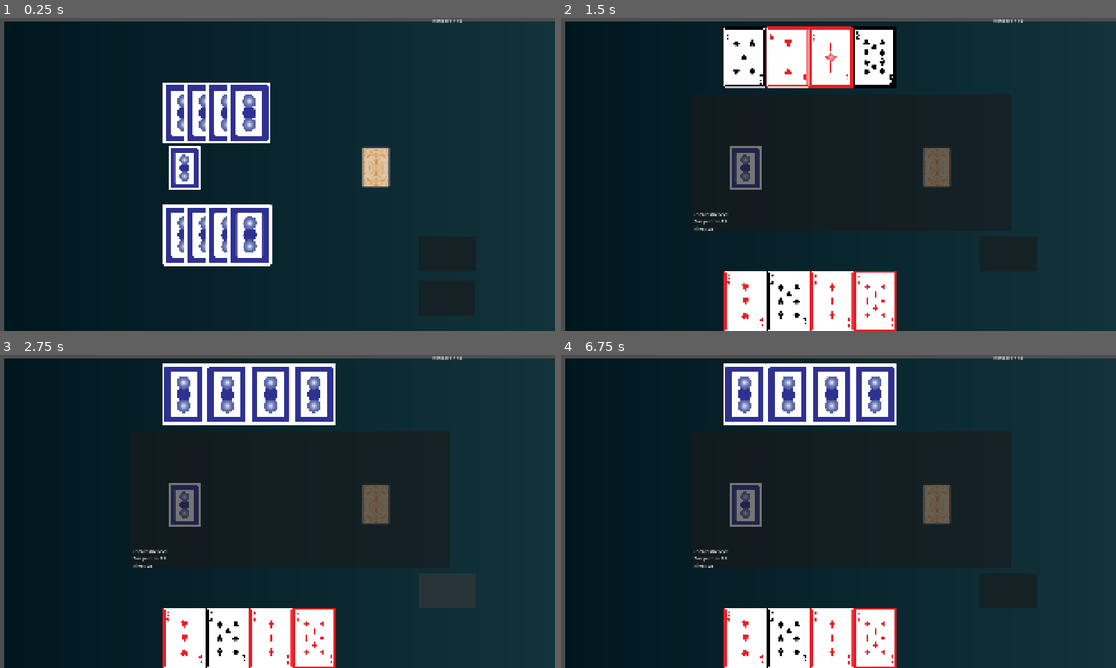
Above: before the commit, frames 1-4 (two rows, left to right).
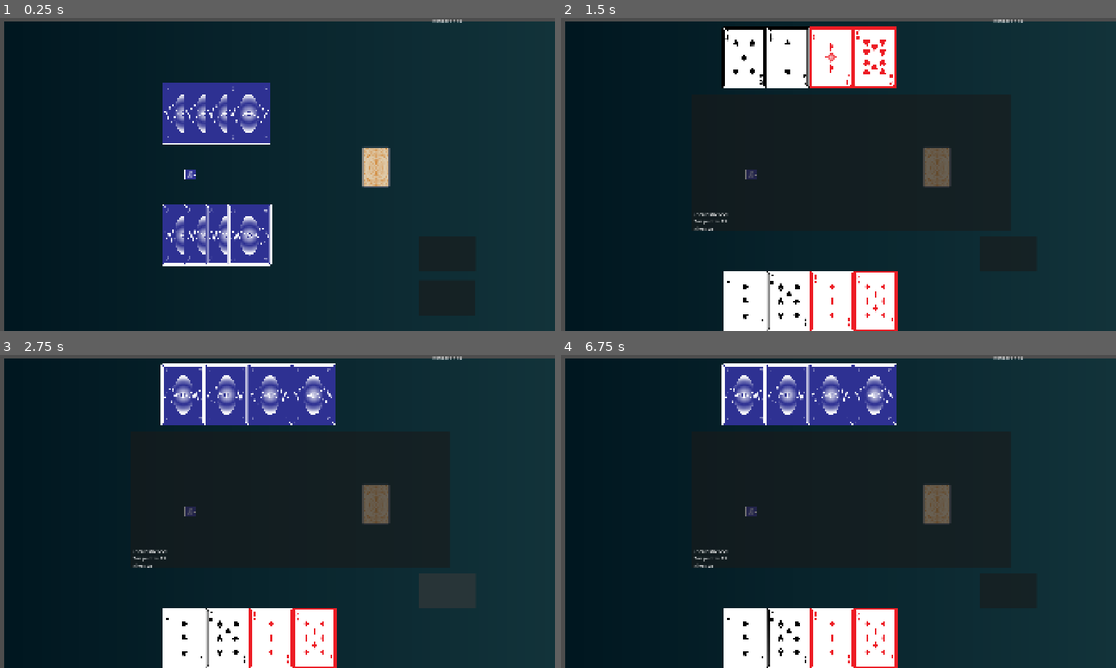
Above: after the commit, the same moments.

Repository: nmanteiga/BrinQo-Quantum-GameJam
Game: Godot game, scene res://scenes/table/table.tscn
Two runs of this game, one before a commit and one after it. Both use one fixed random seed, a clock stepped at 60 frames per second and the inputs below.
Inputs (mouse positions are in pixels of both pictures, inside the frame that each line leads up to):
- Up to frame 1 (0.25 s): no input
- Up to frame 2 (1.5 s): click (1010, 252) at 0.5 s; click (1005, 299) at 1.25 s
- Up to frame 3 (2.75 s): click (449, 589) at 2 s
- Up to frame 4 (6.75 s): click (1010, 589) at 2.75 s; tap Enter at 3.5, 5, 6.5 s; drag from (744, 505) to (938, 508) at 3.52 s; tap Space at 4.25, 5.75 s; drag from (938, 508) to (744, 505) at 4.27 s; move the mouse to (744, 636) at 5.02 s; click (744, 636) at 5.17 s; drag from (744, 395) to (938, 508) at 5.77 s; drag from (788, 636) to (877, 520) at 6.52 s

The runs differ from the first frame. In frame 1, 5.6% of the frame differs, in the area x 29-50%, y 20-80%; in frame 2, 2.5%; in frame 3, 4.9%; in frame 4, 4.8%.

Commit message:
flip and shader

Diff:
--- a/scenes/cards/card.gd
+++ b/scenes/cards/card.gd
@@ -4,7 +4,6 @@
 enum Tipo { NORMAL, QUANTUM }
 enum Efecto { NINGUNO, ENTRELAZADO, SUPERPOSICION, AROUND_WORLD, COUNTER }
 
-@export var textura_poker : Texture2D
 @export var textura_especial : Texture2D
 
 var tipo_carta : int = Tipo.NORMAL
@@ -21,23 +20,48 @@
 var opciones_superposicion : Array = []
 var es_superposicion : bool = false
 
-@onready var sprite = $Sprite2D
+@onready var sprite = $TextureRect
 signal hovered
 signal hovered_off
 
 @export var card_scale : float = 0.2
+@export var tilt_strength : float = 15.0  # Maximum rotation angle in degrees
 var base_scale : Vector2
+var is_mouse_hovering : bool = false
 
 func _ready():
 	base_scale = Vector2(card_scale, card_scale)
 	scale = base_scale
 	face_up = false
 
+	# Duplicate material so each card has its own instance
+	if sprite and sprite.material:
+		sprite.material = sprite.material.duplicate()
+
 	if get_parent().has_method("connect_card_signals"):
 		get_parent().connect_card_signals(self)
 
 	update_visuals()
 	call_deferred("adjust_collision_shape")
+
+func _process(delta):
+	if is_mouse_hovering and sprite and sprite.material:
+		var mouse_pos = get_local_mouse_position()
+		# Normalize mouse position relative to card size
+		# Card is 760x1072, centered at origin
+		var norm_x = clamp(mouse_pos.x / 380.0, -1.0, 1.0)  # -1 to 1
+		var norm_y = clamp(mouse_pos.y / 536.0, -1.0, 1.0)  # -1 to 1
+
+		# Apply tilt: x position affects y_rot, y position affects x_rot
+		var target_y_rot = norm_x * tilt_strength
+		var target_x_rot = -norm_y * tilt_strength
+
+		# Smoothly interpolate to target rotation
+		var current_y = sprite.material.get_shader_parameter("y_rot")
+		var current_x = sprite.material.get_shader_parameter("x_rot")
+
+		sprite.material.set_shader_parameter("y_rot", lerp(current_y, target_y_rot, delta * 10.0))
+		sprite.material.set_shader_parameter("x_rot", lerp(current_x, target_x_rot, delta * 10.0))
 
 func adjust_collision_shape():
 	var collision = $CollisionShape2D
@@ -66,41 +90,106 @@
 	face_up = (p_is_player == 1)
 	update_visuals()
 
+func get_suit_name(suit_id: int) -> String:
+	match suit_id:
+		0: return "heart"
+		1: return "diamond"
+		2: return "clover"
+		3: return "spades"
+		_: return "heart"
+
+func get_card_texture_path() -> String:
+	if not face_up:
+		return "res://assets/cards/back/back_v01.png"
+
+	var suit_name = get_suit_name(suit)
+	var card_number = value + 1  # 0-12 becomes 1-13
+	return "res://assets/cards/%s/%s_%02d_v01.png" % [suit_name, suit_name, card_number]
+
 func update_visuals():
 	if not sprite: return
 
 	if tipo_carta == Tipo.NORMAL:
-		if textura_poker:
-			sprite.texture = textura_poker
-			sprite.hframes = 13
-			sprite.vframes = 5
-
-			if face_up:
-				var fila_offset = (suit + 1) * 13
-				sprite.frame = fila_offset + value
-			else:
-				sprite.frame = 0
+		var texture_path = get_card_texture_path()
+		var texture = load(texture_path)
+		if texture:
+			sprite.texture = texture
+			print("Loaded texture: ", texture_path, " face_up: ", face_up)
+		else:
+			print("Failed to load texture: ", texture_path)
 
 	else:
 		if textura_especial:
 			sprite.texture = textura_especial
-			sprite.hframes = 5
-			sprite.vframes = 1
-
+			# For quantum cards, you might need to adjust this
+			# if textura_especial is also a sprite sheet
 			if face_up:
 				match efecto_especial:
-					Efecto.ENTRELAZADO: sprite.frame = 0
-					Efecto.SUPERPOSICION: sprite.frame = 1
-					Efecto.AROUND_WORLD: sprite.frame = 2
-					4: sprite.frame = 3 # NOT
-					_: sprite.frame = 0
+					Efecto.ENTRELAZADO: pass  # Load specific quantum card texture
+					Efecto.SUPERPOSICION: pass
+					Efecto.AROUND_WORLD: pass
+					4: pass  # NOT
+					_: pass
 			else:
-				sprite.frame = 4
+				# Load back of quantum card
+				pass
 
+func flip_card():
+	if not sprite or not sprite.material:
+		return
+
+	var tween = create_tween()
+	tween.set_ease(Tween.EASE_IN_OUT)
+	tween.set_trans(Tween.TRANS_CUBIC)
+
+	# Rotate to 90 degrees (edge-on, card is invisible)
+	tween.tween_method(
+		func(angle): sprite.material.set_shader_parameter("y_rot", angle),
+		0.0,
+		90.0,
+		0.15
+	)
+
+	# At 90 degrees, swap the texture
+	tween.tween_callback(func():
+		face_up = !face_up
+		print("Flipping card, new face_up: ", face_up)
+		update_visuals()
+		# Force the texture to update
+		if sprite:
+			sprite.queue_redraw()
+	)
+
+	# Small pause at 90 degrees to ensure texture loads
+	tween.tween_interval(0.01)
+
+	# Rotate from -90 to 0 (coming from the other side)
+	tween.tween_method(
+		func(angle): sprite.material.set_shader_parameter("y_rot", angle),
+		-90.0,
+		0.0,
+		0.15
+	)
 func aplicar_efecto_visual_cuantico(color: Color):
 	if sprite: sprite.modulate = color
 
 # eventos de ratón
 func _on_input_event(viewport, event, shape_idx): pass
-func _on_mouse_entered() -> void: emit_signal("hovered", self)
-func _on_mouse_exited() -> void: emit_signal("hovered_off", self)
+
+func _on_mouse_entered() -> void:
+	is_mouse_hovering = true
+	emit_signal("hovered", self)
+
+func _on_mouse_exited() -> void:
+	is_mouse_hovering = false
+	# Reset rotation smoothly
+	if sprite and sprite.material:
+		create_tween().tween_method(reset_rotation, 1.0, 0.0, 0.2)
+	emit_signal("hovered_off", self)
+
+func reset_rotation(progress: float):
+	if sprite and sprite.material:
+		var current_y = sprite.material.get_shader_parameter("y_rot")
+		var current_x = sprite.material.get_shader_parameter("x_rot")
+		sprite.material.set_shader_parameter("y_rot", current_y * progress)
+		sprite.material.set_shader_parameter("x_rot", current_x * progress)
--- /dev/null
+++ b/scenes/cards/card.gdshader
@@ -0,0 +1,56 @@
+// Hey this is Hei! This shader "fakes" a 3D-camera perspective on CanvasItems.
+// License: MIT
+
+shader_type canvas_item;
+
+// Camera FOV
+uniform float fov : hint_range(1, 179) = 90;
+uniform bool cull_back = true;
+uniform float y_rot : hint_range(-180, 180) = 0.0;
+uniform float x_rot : hint_range(-180, 180) = 0.0;
+// At 0, the image retains its size when unrotated.
+// At 1, the image is resized so that it can do a full
+// rotation without clipping inside its rect.
+uniform float inset : hint_range(0, 1) = 0.0;
+// Consider changing this to a uniform and changing it from code
+
+varying flat vec2 o;
+varying vec3 p;
+
+
+// Creates rotation matrix
+void vertex(){
+	float sin_b = sin(y_rot / 180.0 * PI);
+	float cos_b = cos(y_rot / 180.0 * PI);
+	float sin_c = sin(x_rot / 180.0 * PI);
+	float cos_c = cos(x_rot / 180.0 * PI);
+
+	mat3 inv_rot_mat;
+	inv_rot_mat[0][0] = cos_b;
+	inv_rot_mat[0][1] = 0.0;
+	inv_rot_mat[0][2] = -sin_b;
+
+	inv_rot_mat[1][0] = sin_b * sin_c;
+	inv_rot_mat[1][1] = cos_c;
+	inv_rot_mat[1][2] = cos_b * sin_c;
+
+	inv_rot_mat[2][0] = sin_b * cos_c;
+	inv_rot_mat[2][1] = -sin_c;
+	inv_rot_mat[2][2] = cos_b * cos_c;
+
+
+	float t = tan(fov / 360.0 * PI);
+	p = inv_rot_mat * vec3((UV - 0.5), 0.5 / t);
+	float v = (0.5 / t) + 0.5;
+	p.xy *= v * inv_rot_mat[2].z;
+	o = v * inv_rot_mat[2].xy;
+
+	VERTEX += (UV - 0.5) / TEXTURE_PIXEL_SIZE * t * (1.0 - inset);
+}
+
+void fragment(){
+	if (cull_back && p.z <= 0.0) discard;
+	vec2 uv = (p.xy / p.z).xy - o;
+    COLOR = texture(TEXTURE, uv + 0.5);
+	COLOR.a *= step(max(abs(uv.x), abs(uv.y)), 0.5);
+}
--- a/scenes/cards/card.tscn
+++ b/scenes/cards/card.tscn
@@ -1,19 +1,32 @@
 [gd_scene format=3 uid="uid://cpsfq4niew1e7"]
 
 [ext_resource type="Script" uid="uid://b47gjrqyind0r" path="res://scenes/cards/card.gd" id="1_0qqw3"]
+[ext_resource type="Shader" uid="uid://gsl8mr4x12sn" path="res://scenes/cards/card.gdshader" id="3_1q37b"]
 [ext_resource type="Texture2D" uid="uid://dx7lytm5ijdvx" path="res://assets/cards/mazo_especial.png" id="3_jl6rh"]
-[ext_resource type="Texture2D" uid="uid://ossgsfcy48s1" path="res://assets/cards/standardDeck_v01.png" id="4_1q37b"]
+[ext_resource type="Texture2D" uid="uid://dimgb1q2tuhcl" path="res://assets/cards/back/back_v01.png" id="4_1q37b"]
 [ext_resource type="Shape2D" uid="uid://cnq8juxgml0mg" path="res://assets/cards/collision_carta.tres" id="4_73nwn"]
+
+[sub_resource type="ShaderMaterial" id="ShaderMaterial_mo7yc"]
+shader = ExtResource("3_1q37b")
+shader_parameter/fov = 1.0
+shader_parameter/cull_back = true
+shader_parameter/y_rot = 0.0
+shader_parameter/x_rot = 0.0
+shader_parameter/inset = 0.0
 
 [node name="card" type="Area2D" unique_id=2039611704]
 script = ExtResource("1_0qqw3")
-textura_poker = ExtResource("4_1q37b")
 textura_especial = ExtResource("3_jl6rh")
 
-[node name="Sprite2D" type="Sprite2D" parent="." unique_id=377275874]
+[node name="TextureRect" type="TextureRect" parent="." unique_id=377275874]
+material = SubResource("ShaderMaterial_mo7yc")
+offset_left = -380.0
+offset_top = -536.0
+offset_right = 380.0
+offset_bottom = 536.0
 texture = ExtResource("4_1q37b")
-hframes = 13
-vframes = 5
+expand_mode = 1
+stretch_mode = 5
 
 [node name="CollisionShape2D" type="CollisionShape2D" parent="." unique_id=609577973]
 position = Vector2(6.5, 0)
--- a/scenes/table/table.gd
+++ b/scenes/table/table.gd
@@ -136,15 +136,17 @@
 	if fase_actual == Fase.GAME_OVER: return
 
 	if carta_jugada_p1:
-		carta_jugada_p1.face_up = true
+		carta_jugada_p1.face_up = false
 		if carta_jugada_p1.es_superposicion: colapsar_superposicion(carta_jugada_p1)
 		resolver_entrelazamiento(carta_jugada_p1)
-		carta_jugada_p1.update_visuals()
+		#carta_jugada_p1.update_visuals()
+		carta_jugada_p1.flip_card()
 	if carta_jugada_p2:
-		carta_jugada_p2.face_up = true
+		carta_jugada_p2.face_up = false
 		if carta_jugada_p2.es_superposicion: colapsar_superposicion(carta_jugada_p2)
 		resolver_entrelazamiento(carta_jugada_p2)
-		carta_jugada_p2.update_visuals()
+		#carta_jugada_p2.update_visuals()
+		carta_jugada_p2.flip_card()
 
 	await get_tree().create_timer(2.0).timeout
 	if fase_actual == Fase.GAME_OVER: return
@@ -451,13 +453,15 @@
 
 # UTILS
 func activar_vista_temporal(c):
-	mirando_carta = true; cartas_vistas_ronda += 1; c.face_up = true
+	mirando_carta = true; cartas_vistas_ronda += 1; c.face_up = false
 	resolver_entrelazamiento(c); if c.es_superposicion: colapsar_superposicion(c)
-	c.update_visuals()
-	var t = create_tween(); t.tween_property(c, "scale", c.base_scale * 1.2, 0.2)
+	c.flip_card()
+	#c.update_visuals()
+	#var t = create_tween(); t.tween_property(c, "scale", c.base_scale * 1.2, 0.2)
 	await get_tree().create_timer(2).timeout
-	c.face_up = false; c.update_visuals()
-	t = create_tween(); t.tween_property(c, "scale", c.base_scale, 0.2)
+	#c.face_up = false; c.update_visuals()
+	#t = create_tween(); t.tween_property(c, "scale", c.base_scale, 0.2)
+	c.flip_card()
 	animacion_ia_mirando()
 
 func animacion_ia_mirando():
--- a/scenes/table/table.tscn
+++ b/scenes/table/table.tscn
@@ -2,7 +2,7 @@
 
 [ext_resource type="Script" uid="uid://ugthjc2fmrll" path="res://scenes/table/table.gd" id="1_wpgb8"]
 [ext_resource type="PackedScene" uid="uid://cpsfq4niew1e7" path="res://scenes/cards/card.tscn" id="2_qxbf1"]
-[ext_resource type="Texture2D" uid="uid://ossgsfcy48s1" path="res://assets/cards/standardDeck_v01.png" id="3_wpgb8"]
+[ext_resource type="Texture2D" uid="uid://dimgb1q2tuhcl" path="res://assets/cards/back/back_v01.png" id="3_wpgb8"]
 [ext_resource type="Texture2D" uid="uid://dx7lytm5ijdvx" path="res://assets/cards/mazo_especial.png" id="4_vd5qv"]
 
 [sub_resource type="Gradient" id="Gradient_wpgb8"]
@@ -66,12 +66,11 @@
 [node name="mazoNormal" type="Area2D" parent="." unique_id=204766976]
 position = Vector2(639, 520)
 
-[node name="Sprite2D" type="Sprite2D" parent="mazoNormal" unique_id=341006356]
-position = Vector2(-1.5258789e-05, -1.9999886)
-scale = Vector2(0.14506578, 0.14109142)
+[node name="TextureRect" type="TextureRect" parent="mazoNormal" unique_id=120631648]
+offset_right = 40.0
+offset_bottom = 40.0
 texture = ExtResource("3_wpgb8")
-hframes = 13
-vframes = 5
+expand_mode = 4
 
 [node name="mazoEspecial" type="Area2D" parent="." unique_id=225839669]
 position = Vector2(1300, 526)
Not shown, added: assets/cards/back/back_v01.png.import
Not shown, added: assets/cards/back/back_v02.png.import
Not shown, added: assets/cards/back/back_v03.png.import
Not shown, added: assets/cards/back/back_v04.png.import
Not shown, added: assets/cards/back/back_v05.png.import
Not shown, added: assets/cards/back/back_v06.png.import
Not shown, added: assets/cards/back/back_v07.png.import
Not shown, added: assets/cards/clover/clover_01_v01.png.import
Not shown, added: assets/cards/clover/clover_02_v01.png.import
Not shown, added: assets/cards/clover/clover_03_v01.png.import
Not shown, added: assets/cards/clover/clover_04_v01.png.import
Not shown, added: assets/cards/clover/clover_05_v01.png.import
(and 48 more such lines)
